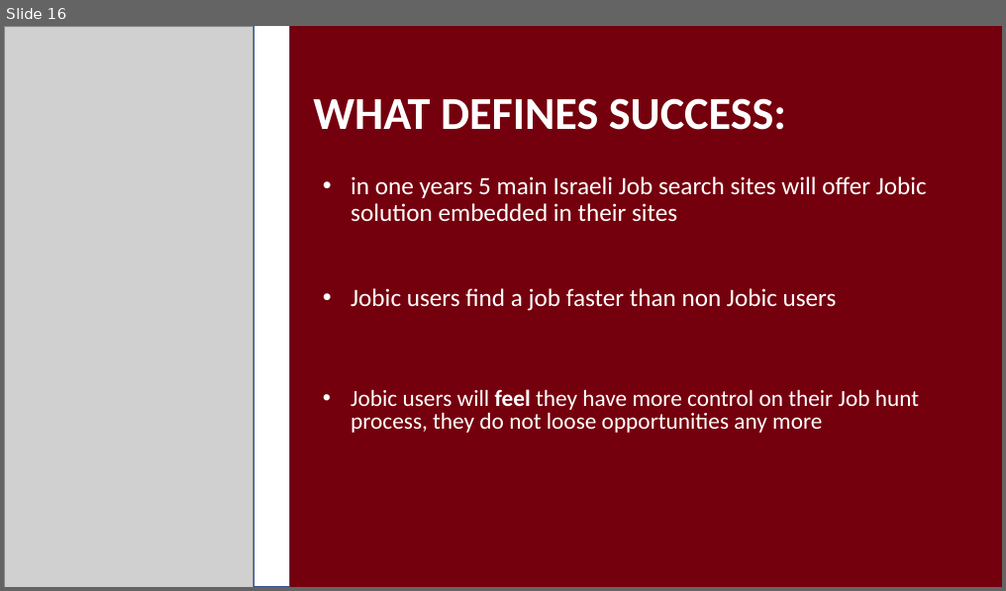
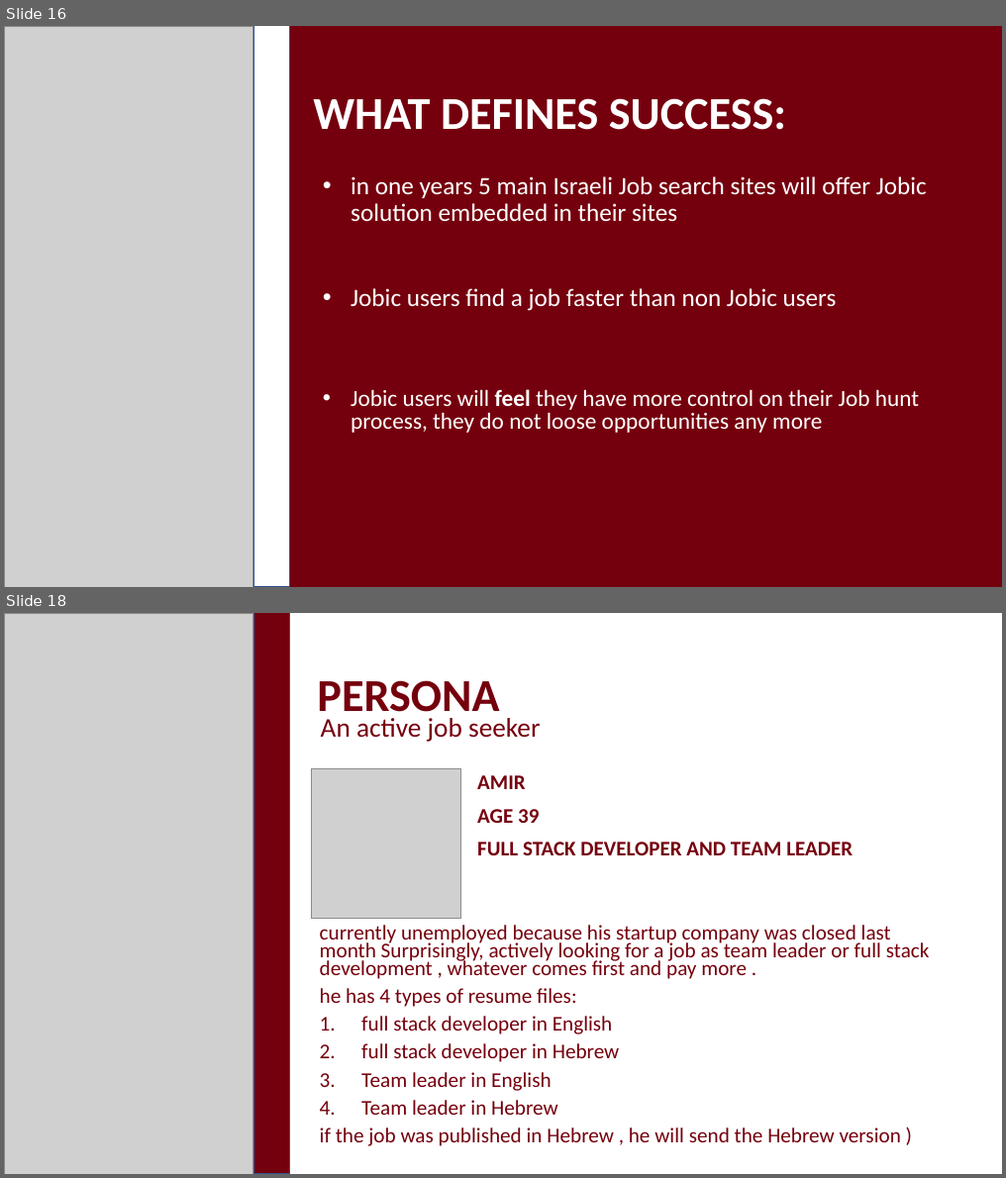
Before and after one commit to arielaleco/Jobic, a slide deck: Documentation/Presentation16.pptx. Shown one above the other, each under a label of ours: slide 16 before the commit, slides 16 and 18 after it; the slides between them are not shown. The pictures are 1006x591 and 1006x1178 pixels, drawn with LibreOffice and Linux fonts; fonts in the diff are those of the drawing; grey boxes stand for pictures. Boxes give left, top, right and bottom in pixels: in the first picture for what was removed or moved away, otherwise in the second. Text is boxed around its words. In the diff, an @@ line names an element or a change of style, - is before the commit and + after.

```diff
--- a/Documentation/Presentation16.pptx
+++ b/Documentation/Presentation16.pptx
@@ slide 18 added at <box>4,613,1002,1174</box>, background #FFFFFF @@
@@ picture added at <box>4,613,253,1174</box> @@
@@ rectangle added at <box>254,613,289,1174</box>, fill #75000D, outline #325491 1 pt @@
@@ title added at <box>317,680,499,722</box>, 44 pt, text #75000D, bold @@
+PERSONA
@@ text added at <box>321,718,540,742</box>, 26 pt, text #75000D @@
+An active job seeker
@@ picture added at <box>311,768,460,919</box> @@
@@ text added at <box>477,775,852,856</box>, 20 pt, text #75000D, bold @@
+AMIR
+AGE 39
+FULL STACK DEVELOPER AND TEAM LEADER
@@ text added at <box>320,925,930,1147</box>, 20.1 pt, text #75000D @@
+currently unemployed because his startup company was closed last month Surprisingly, actively looking for a job as team leader or full stack development , whatever comes first and pay more .
+he has 4 types of resume files:
+1. full stack developer in English
+2. full stack developer in Hebrew
+3. Team leader in English
+4. Team leader in Hebrew
+if the job was published in Hebrew , he will send the Hebrew version )
```
Also in this commit, not shown: 1 slide changed, 8 other slides added, 3 other files.
